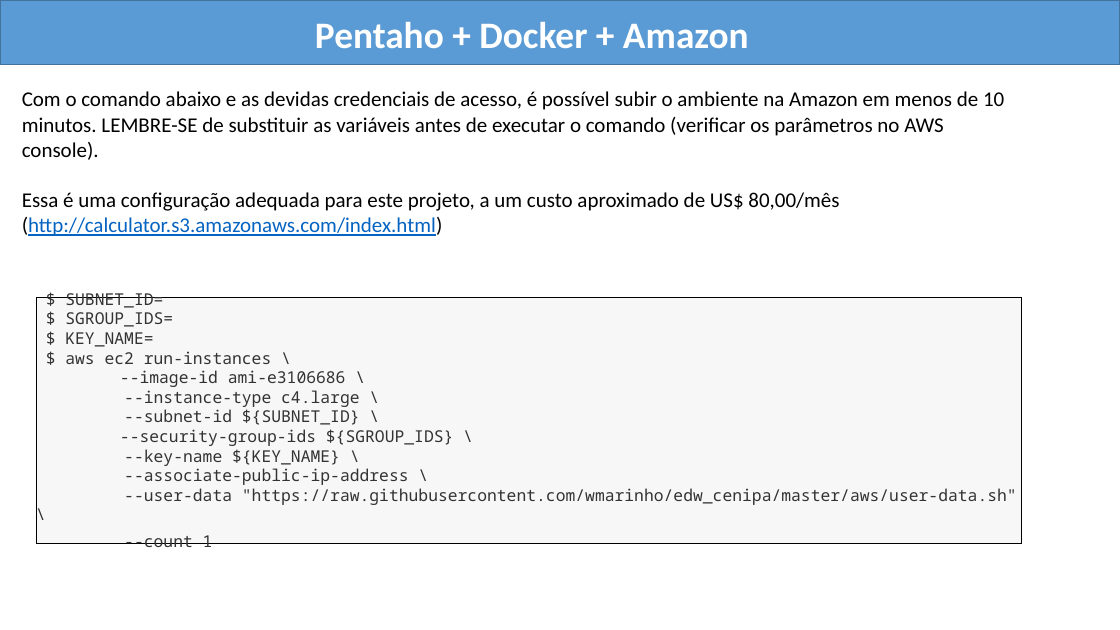
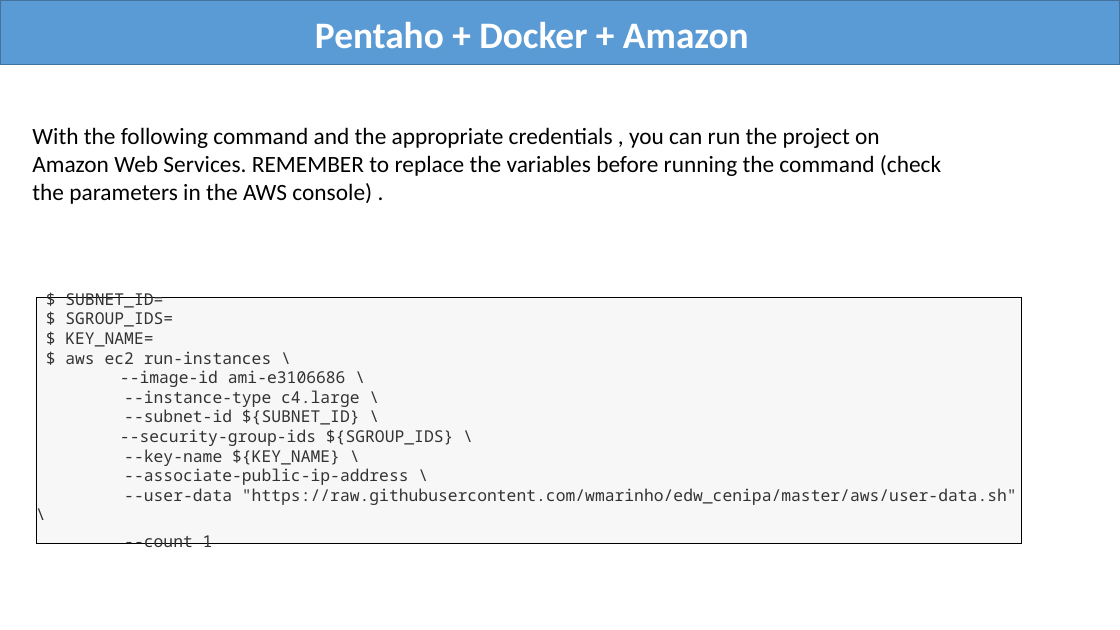
Before and after one commit to wmarinho/edw_cenipa, a slide deck: slide 14 of docs/projeto-docker-pentaho-cenipa.pptx. Drawn at 1120x630 pixels with LibreOffice and Linux fonts; fonts in the diff are those of the drawing. Boxes give left, top, right and bottom in pixels: in the first picture for what was removed or moved away, otherwise in the second. Text is boxed around its words. In the diff, an @@ line names an element or a change of style, - is before the commit and + after.

```diff
--- a/docs/projeto-docker-pentaho-cenipa.pptx
+++ b/docs/projeto-docker-pentaho-cenipa.pptx
@@ text removed at (22,91,1004,236) @@
-Com o comando abaixo e as devidas credenciais de acesso, é possível subir o ambiente na Amazon em menos de 10 minutos. LEMBRE-SE de substituir as variáveis antes de executar o comando (verificar os parâmetros no AWS console).
-Essa é uma configuração adequada para este projeto, a um custo aproximado de US$ 80,00/mês (http://calculator.s3.amazonaws.com/index.html)
@@ text added at (32,127,941,204), 20 pt, text #000000 @@
+With the following command and the appropriate credentials , you can run the project on Amazon Web Services. REMEMBER to replace the variables before running the command (check the parameters in the AWS console) .
```
Also in this commit, not shown: 13 other slides changed, 3 other files.
